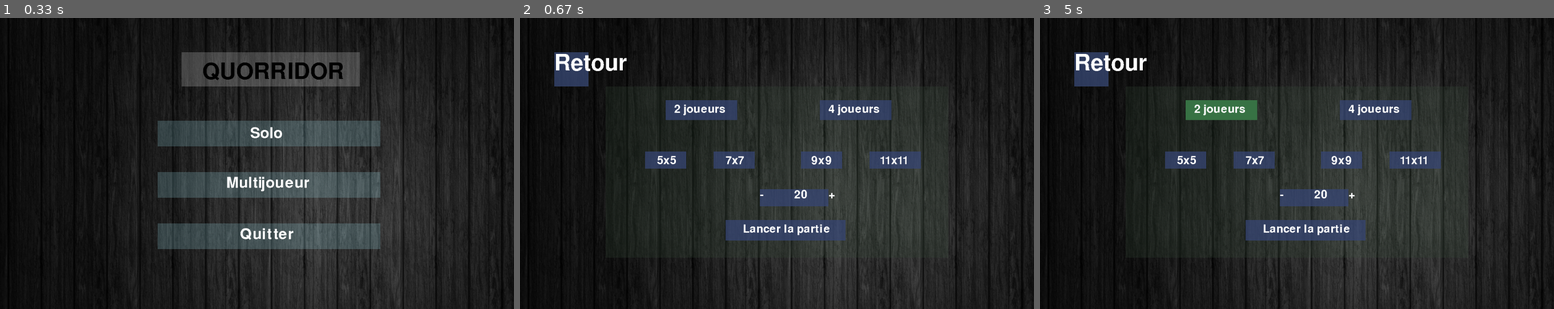
Above: before the commit, frames 1-3 (left to right).
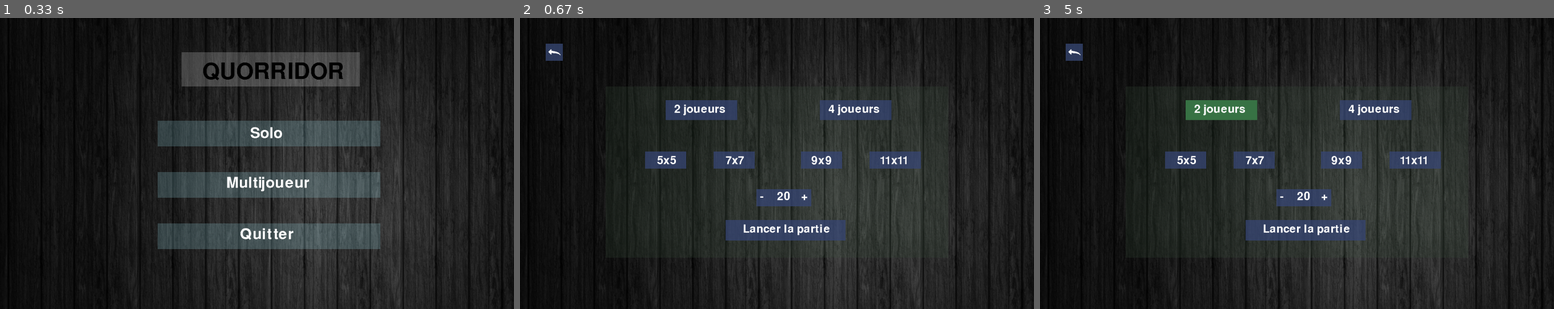
Above: after the commit, the same moments.

Repository: StaZyXx/ProjetFin1erAnnee
Game: pygame game, started from view_rework.py
Two runs of this game, one before a commit and one after it. Both use one fixed random seed, a clock stepped at 60 frames per second and the inputs below.
Inputs (mouse positions are in pixels of both pictures, inside the frame that each line leads up to):
- Up to frame 1 (0.33 s): no input
- Up to frame 2 (0.67 s): click (777, 128) at 0.38 s
- Up to frame 3 (5 s): click (1307, 134) at 1 s, where only the run after the commit has a clickable "Solo"; move the mouse to (1225, 102) at 4.38 s; click (1225, 102) at 4.67 s

Frame 1 is identical in both runs. In frame 2, 1.5% of the frame differs, in the area x 5-62%, y 8-65%; in frame 3, 1.5%.

Commit message:
modification of back button and ajust amount barrier on pygame

Diff:
--- a/view_rework.py
+++ b/view_rework.py
@@ -141,11 +141,8 @@
 
         # carré pricipale
         pygame.draw.rect(self.__blue_image2, pygame.Color(64, 91, 67, 50), (250, 200, 1000, 500))
-
-        pygame.draw.rect(self.__blue_image2, self.__DARK_BLUE, (100, 100, 100, 100))
-        self.__back = self.__96_font.render('Retour', False, (self.__WHITE))
-        self.__get_back = self.__back.get_rect()
-        self.__get_back.topleft = (100, 100)
+        pygame.draw.rect(self.__blue_image2, self.__DARK_BLUE, (75, 75, 50, 50))
+
 
         # choix nombre de joueur
         if mode != "multiplayer":
@@ -184,7 +181,7 @@
         self.__get_size_11x11.topleft = (1020, 390)
 
         # choix nombre barrière
-        pygame.draw.rect(self.__blue_image2, self.__DARK_BLUE, (700, 500, 200, 50))
+        pygame.draw.rect(self.__blue_image2, self.__DARK_BLUE, (690, 500, 160, 50))
 
         self.__less_barr = self.__48_font.render('-', False, (self.__WHITE))
         self.__get_less_barr = self.__less_barr.get_rect()
@@ -195,7 +192,7 @@
 
         self.__more_barr = self.__48_font.render('+', False, (self.__WHITE))
         self.__get_more_barr = self.__more_barr.get_rect()
-        self.__get_more_barr.topleft = (900, 500)
+        self.__get_more_barr.topleft = (820, 500)
 
         pygame.draw.rect(self.__blue_image2, self.__DARK_BLUE, (600, 590, 350, 60))
 
@@ -209,7 +206,11 @@
         self.__screen.blit(self.__blue_image2, (0, 0))
 
         # back
-        self.__screen.blit(self.__back, (100, 100))
+        self.__back = pygame.image.load("./assets/fleche-retour.png").convert_alpha()
+        self.__back = pygame.transform.scale(self.__back, (100, 100))
+        self.__get_back = self.__back.get_rect()
+
+        self.__screen.blit(self.__back, (50, 50))
 
         # choice player
         if mode != "multiplayer":
@@ -223,9 +224,9 @@
         self.__screen.blit(self.__size_11x11, (1050, 400))
 
         # choice barr
-        self.__screen.blit(self.__less_barr, (700, 500))
-        self.__screen.blit(self.__show_nbr_barr, (800, 500))
-        self.__screen.blit(self.__more_barr, (900, 500))
+        self.__screen.blit(self.__less_barr, (700, 505))
+        self.__screen.blit(self.__show_nbr_barr, (750, 505))
+        self.__screen.blit(self.__more_barr, (820, 505))
         self.__screen.blit(self.__start_game, (650, 600))
 
         pygame.display.flip()  # Mettre a jour l'affichage
@@ -271,8 +272,6 @@
         self.__screen.blit(self.__server, (700, 250))
         self.__screen.blit(self.__client, (650, 450))
 
-
         pygame.display.flip()
 
-
 View()
